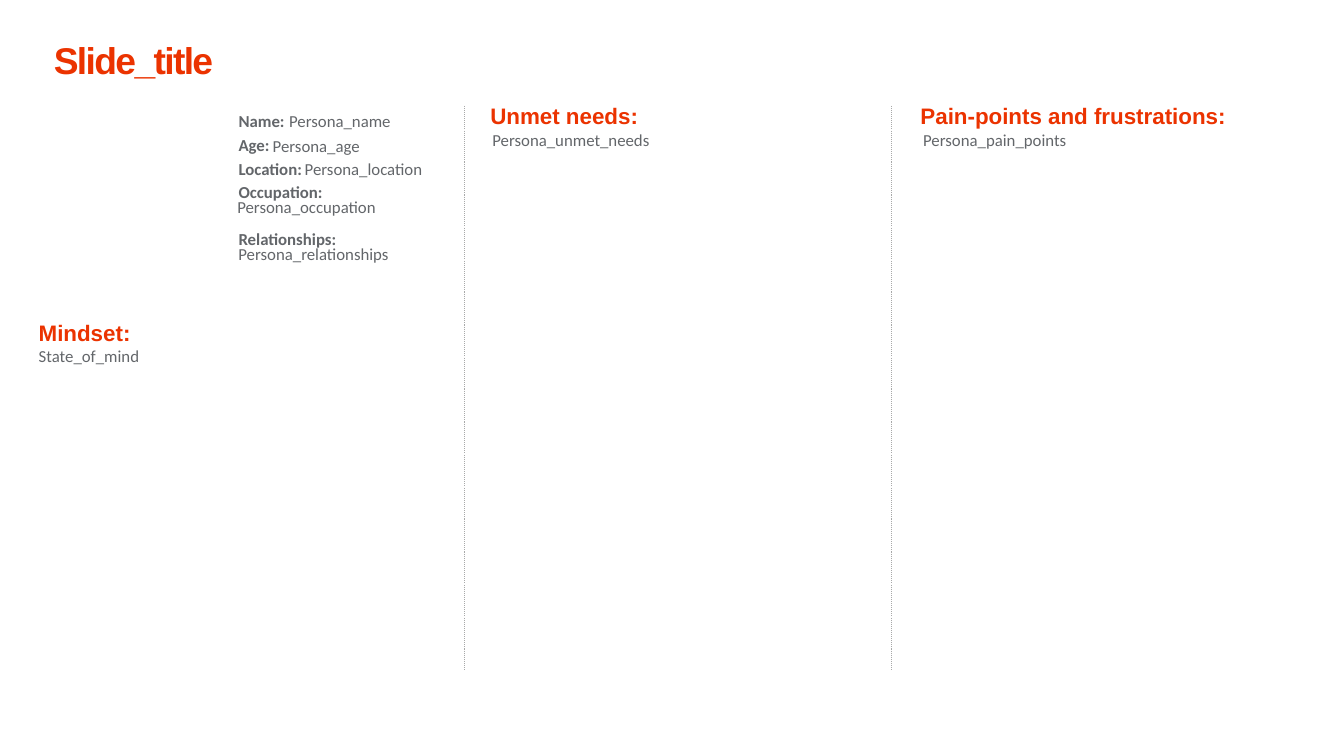
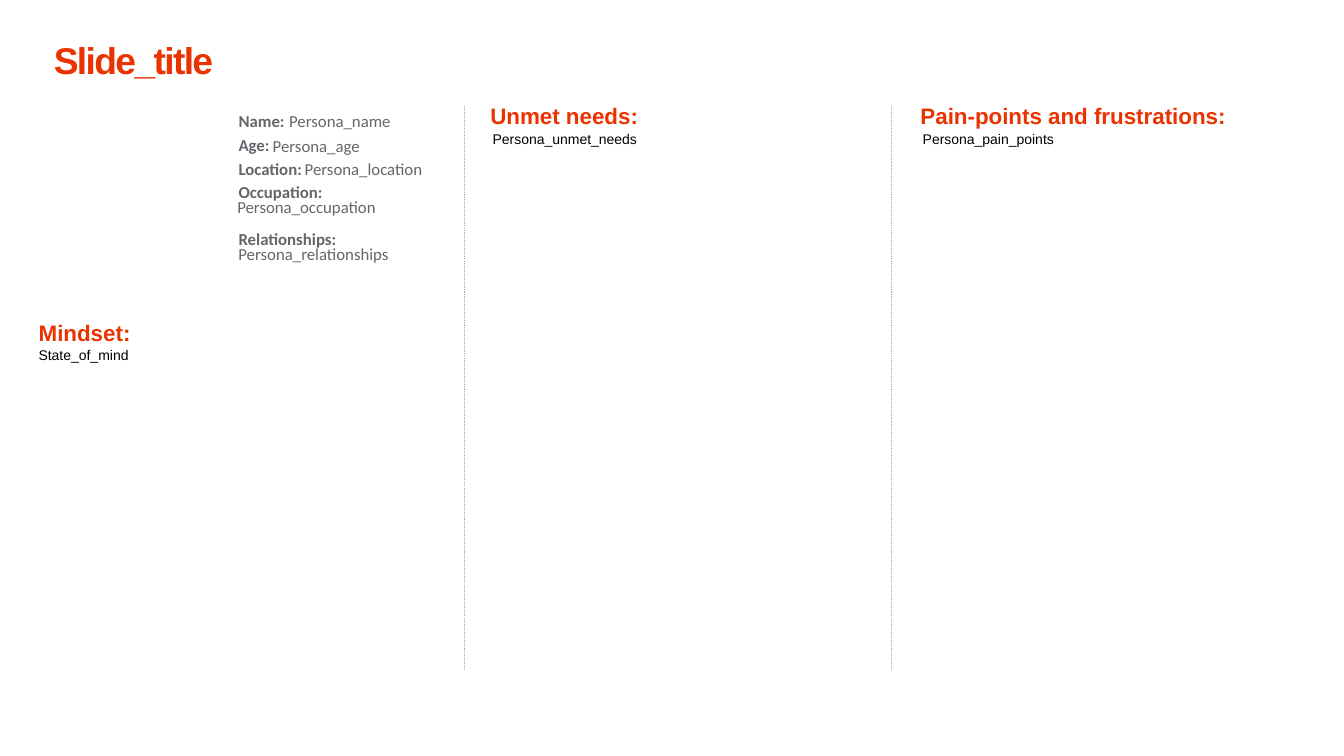
Before and after one commit to xpistos90210/templates, a slide deck: slide 1 of Persona_template.pptx. Drawn at 1344x756 pixels with LibreOffice and Linux fonts; fonts in the diff are those of the drawing. Boxes give left, top, right and bottom in pixels: in the first picture for what was removed or moved away, otherwise in the second. Text is boxed around its words. In the diff, an @@ line names an element or a change of style, - is before the commit and + after.

```diff
--- a/Persona_template.pptx
+++ b/Persona_template.pptx
@@ size 12 to 10 pt, font Calibri to Arial, text colour #63666A to #000000; more space between paragraphs in 3 elements at (39,350,129,363), (493,134,637,147), (923,134,1054,147) @@
```
Also in this commit, not shown: 4 slides added, 7 other files.
